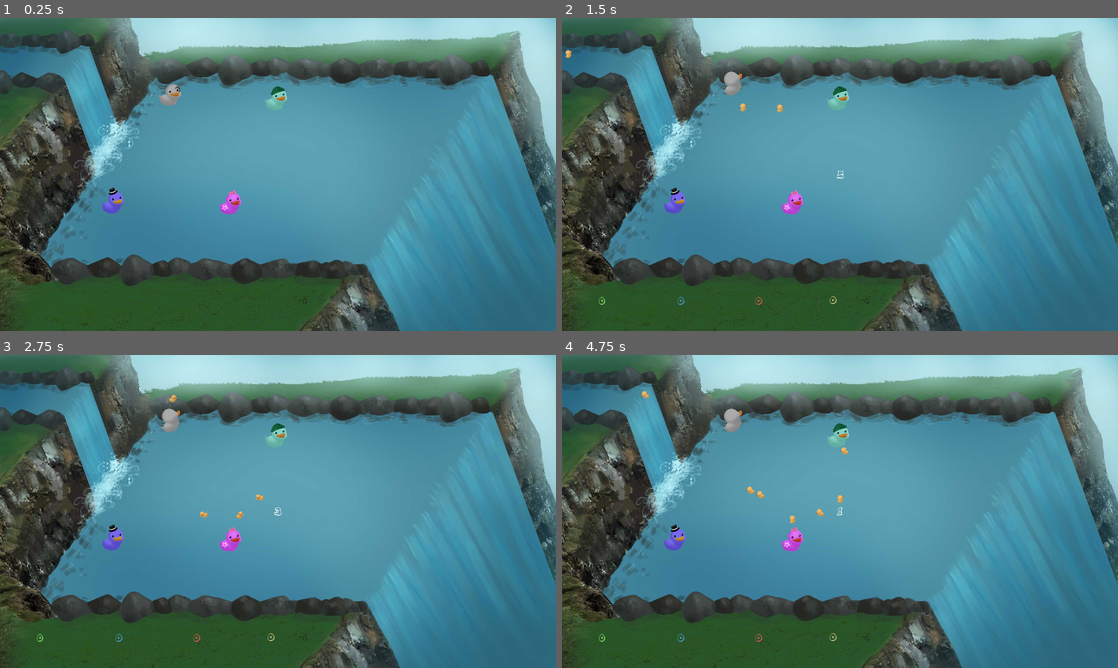
Above: before the commit, frames 1-4 (two rows, left to right).
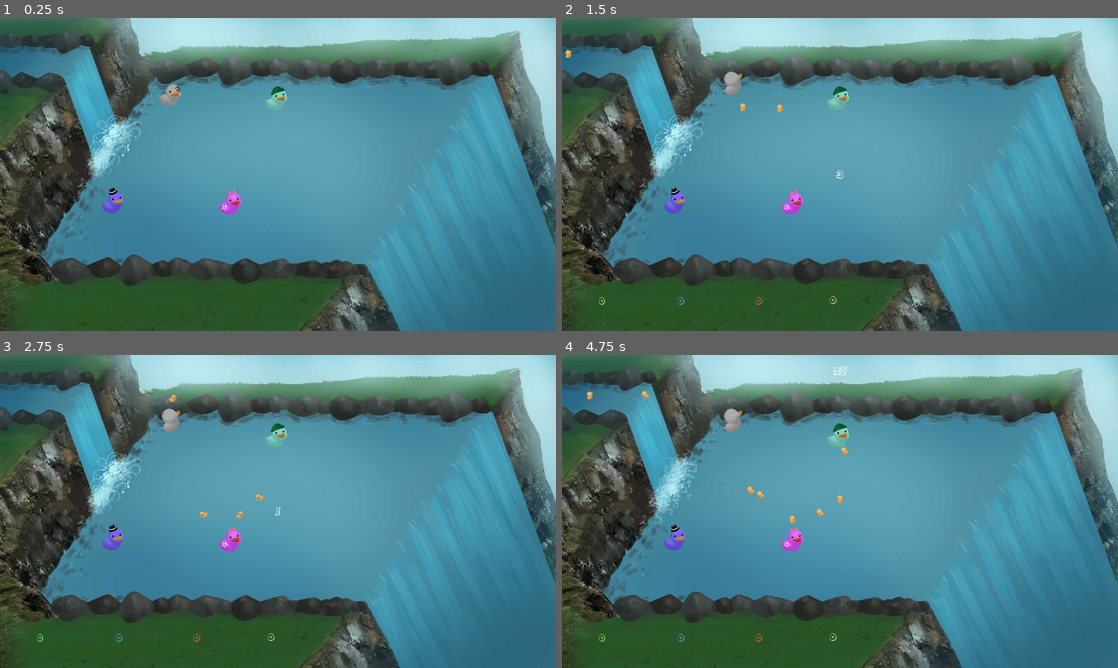
Above: after the commit, the same moments.

Repository: TeamAwesomeTOJam/ducks
Game: Godot game, scene res://Game.tscn
Same seed, same stepped clock (60 frames per second), same inputs: the game is played once before the commit and once after it.
Inputs:
- Up to frame 1 (0.25 s): no input
- Up to frame 2 (1.5 s): tap Enter (p0duck) at 0.5, 0.6, 1.35 s; hold Up (ui_up) 0.53-1.28 s
- Up to frame 3 (2.75 s): hold Up (ui_up) from 2.03 s (still down); tap Enter (p0duck) at 2.1 s
- Up to frame 4 (4.75 s): tap Enter (p0duck) at 2.85, 3.6, 4.35 s; release Up (ui_up) at 3.53 s

The runs differ from the first frame. In frame 1, 0.8% of the frame differs, in the area x 13-92%, y 17-83%; in frame 2, 0.8%; in frame 3, 0.8%; in frame 4, 0.9%, in the area x 4-92%, y 3-83%.

Commit message:
add auto spawning of ducks

Diff:
--- a/Duck.gd
+++ b/Duck.gd
@@ -7,6 +7,7 @@
 
 var direction
 var speed
+var override_velocity
 
 var DEFAULT_COLLISION_MASK = 15
 var DEFAULT_COLLISION_LAYER = 15
--- a/Game.gd
+++ b/Game.gd
@@ -5,10 +5,11 @@
 
 var game_handle_time = null
 var time_remaining = 0.0
+var spawn_timer
 
 var MAX_PLAYERS = 4
-var MAX_TIME_PRE_GAME = 5.0
-var MAX_TIME_GAME = 101.0
+var MAX_TIME_PRE_GAME = 3.0
+var MAX_TIME_GAME = 60.0
 
 enum STATE {
     idle,
@@ -26,7 +27,7 @@
 
 
 func start_game():
-    $HUD.start_game( MAX_TIME_GAME)
+    $HUD.start_game(MAX_TIME_GAME)
     update_state(STATE.game)
 
 
@@ -49,6 +50,7 @@
         time_remaining = MAX_TIME_PRE_GAME
     elif _state == STATE.game:
         time_remaining = MAX_TIME_GAME
+        spawn_timer = 0
 
     state = _state
 
@@ -88,7 +90,19 @@
     if Input.is_action_just_pressed('p0duck'):
         spawn_duck()
 
+    if state == STATE.game:
+        game(delta)
 
+func game(delta):
+    spawn_timer += delta
+    if time_remaining > 10:
+        if spawn_timer > 1:
+            spawn_duck()
+            spawn_timer -= 1
+    elif time_remaining > 0:
+        if spawn_timer > 0.5:
+            spawn_duck()
+            spawn_timer -= 0.5
 
 func _on_ScoringArea_body_entered(body):
     if(body.has_method('entered_score_zone')):
--- a/Game.tscn
+++ b/Game.tscn
@@ -47,7 +47,7 @@
 
 frames = SubResource( 1 )
 animation = "loop"
-frame = 2
+frame = 3
 playing = true
 offset = Vector2( 1280, 720 )
 _sections_unfolded = [ "Z Index" ]
